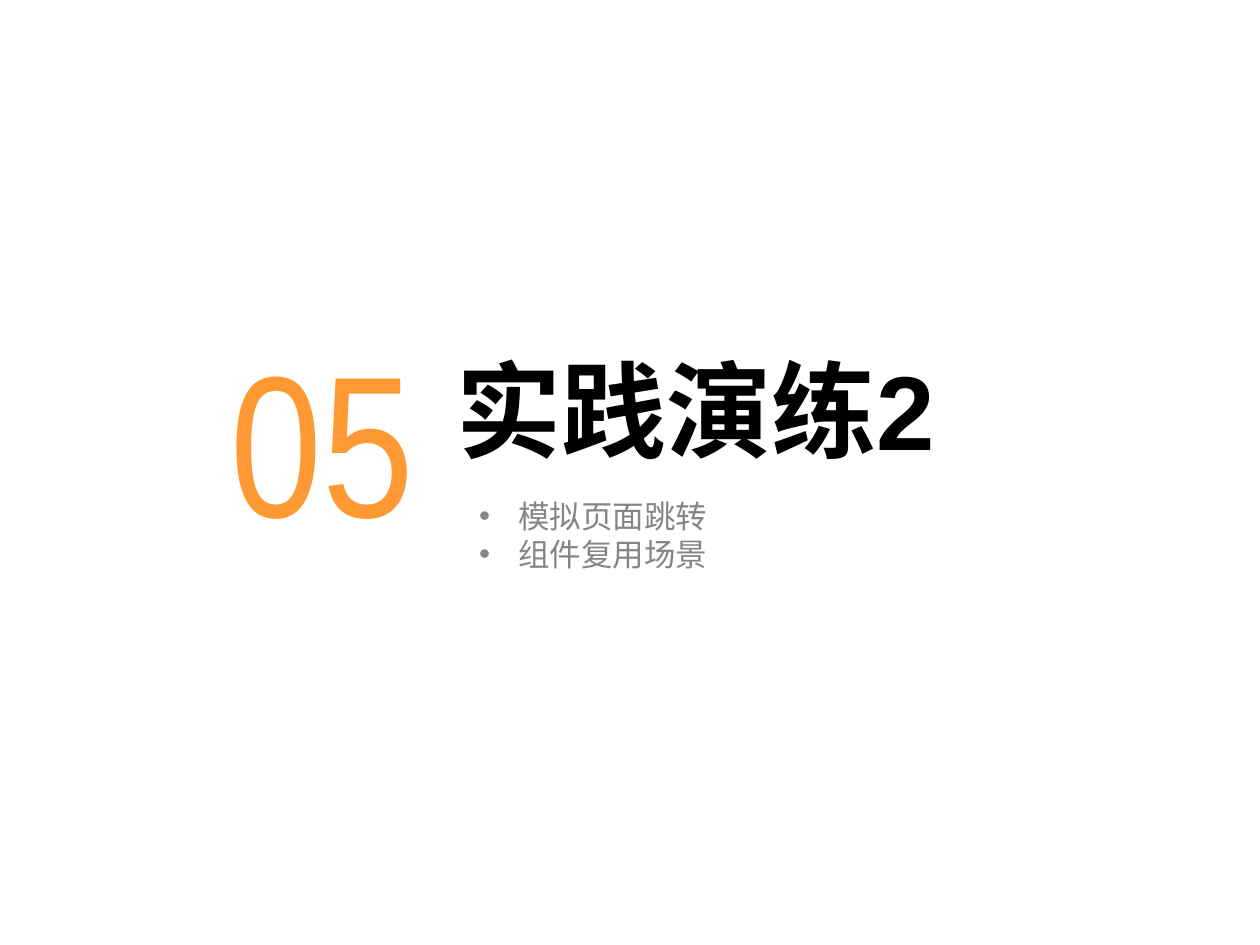
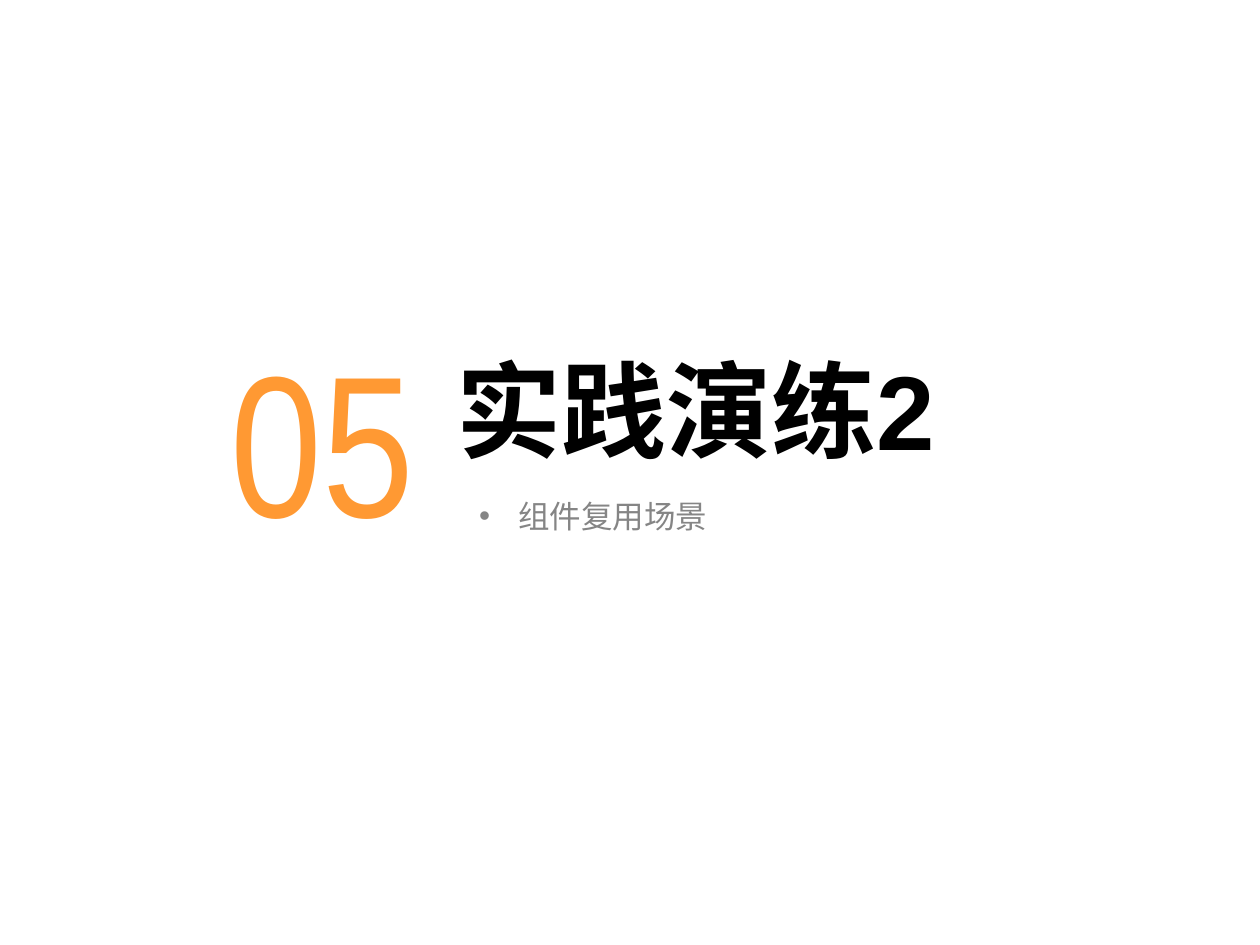
Before and after one commit to chenqiuli/JY_Peixun_1, a slide deck: slide 31 of PPT内容.pptx (slide 16 before the commit). Drawn at 1260x945 pixels with LibreOffice and Linux fonts; fonts in the diff are those of the drawing; background and template pictures are left out. Boxes give left, top, right and bottom in pixels: in the first picture for what was removed or moved away, otherwise in the second. Text is boxed around its words. In the diff, an @@ line names an element or a change of style, - is before the commit and + after.

```diff
--- a/PPT内容.pptx
+++ b/PPT内容.pptx
@@ text at [518,501,707,531]: paragraph removed @@
-  • 模拟页面跳转
```
Also in this commit, not shown: 2 other slides changed, 16 slides added, 1 slide removed, 20 other files.
